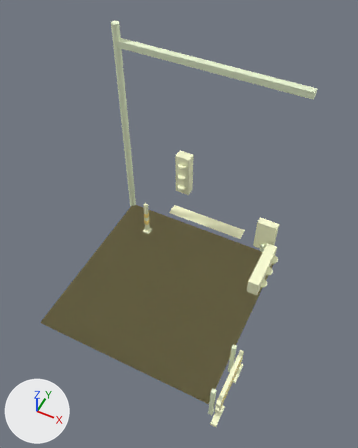
The glTF model exports/gltf/scene_signalized_intersection.glb, before and after one commit.
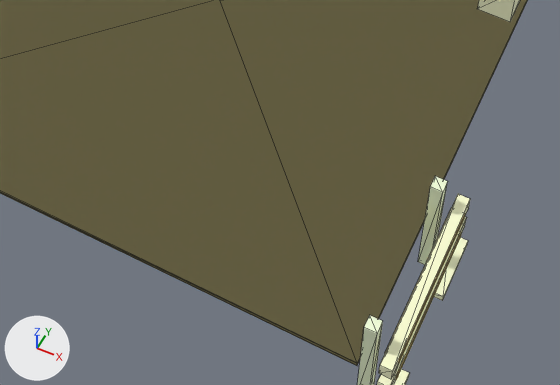
Each version appears first whole from a camera (50 mm lens) standing at (3.2, -5.67, 9.51) and looking at (0.36, 0.01, 2.41), and next in a close-up on the part from 27% to 76% of the width and 64% to 92% of the height. The axes (+X, +Y, +Z) are drawn at lower left. The lights are the same throughout. The older version's two pictures come first. The close-ups show mesh edges as thin lines.

In view in the first close-up: 'body.001', 'foot_right', 'housing.001', 'leg_left', 'leg_right', 'panel_mid', 'panel_upper' and 4 more.
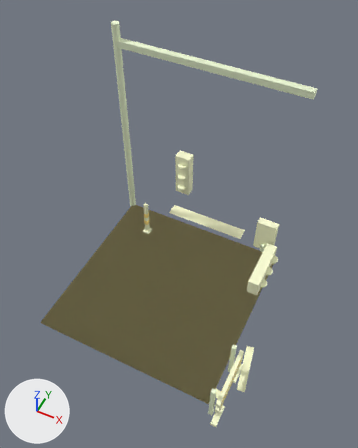
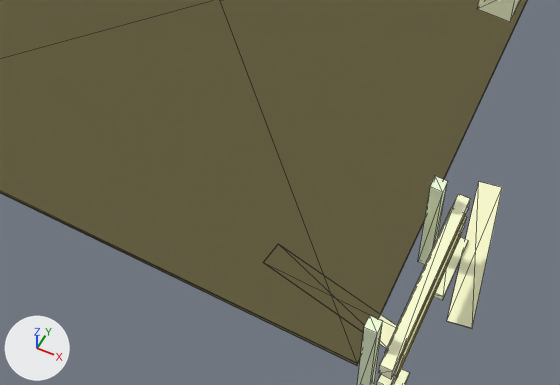
The change, as a list of edits to the scene's bpy script:
```text
Add me_chevron_3:
    me_chevron_3.from_pydata([(2.387, -1.506, 0.03), (2.544, -1.479, 0.03), (2.544, -1.479, 0.035), (2.387, -1.506, 0.035), (2.371, -0.494, 0.03), (2.213, -0.521, 0.03), (2.213, -0.521, 0.035), (2.371, -0.494, 0.035)], [], [(0, 1, 2), (0, 2, 3), (4, 5, 6), (4, 6, 7), (5, 0, 3), (5, 3, 6), (1, 4, 7), (1, 7, 2), (3, 2, 7), (3, 7, 6), (5, 4, 1), (5, 1, 0)])
    me_chevron_3.materials.append(mat_mat_marking_white)  # beige #fdffd1
Add me_chevron_2:
    me_chevron_2.from_pydata([(2.179, -1.844, 0.03), (2.206, -1.687, 0.03), (2.206, -1.687, 0.035), (2.179, -1.844, 0.035), (1.221, -1.513, 0.03), (1.194, -1.671, 0.03), (1.194, -1.671, 0.035), (1.221, -1.513, 0.035)], [], [(0, 1, 2), (0, 2, 3), (4, 5, 6), (4, 6, 7), (5, 0, 3), (5, 3, 6), (1, 4, 7), (1, 7, 2), (3, 2, 7), (3, 7, 6), (5, 4, 1), (5, 1, 0)])
    me_chevron_2.materials.append(mat_mat_marking_white)  # beige #fdffd1
Add ob_chevron_3:
    ob_chevron_3 = bpy.data.objects.new('chevron_3', me_chevron_3)
    ob_chevron_3.location = (0.0, 0.0, 0.0)
Add ob_chevron_2:
    ob_chevron_2 = bpy.data.objects.new('chevron_2', me_chevron_2)
    ob_chevron_2.location = (0.0, 0.0, 0.0)
```

Location of each change, [x1, y1, x2, y2] in pixels of the close-ups (560 x 385 px):
'chevron_3', added (beige): after [447, 181, 502, 328]
'chevron_2', added: after [378, 314, 397, 349]
